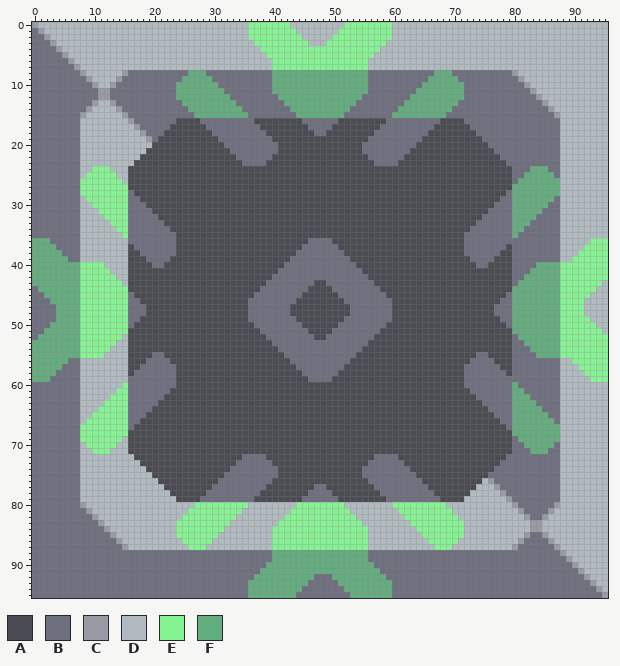
A sprite sheet gets an edit: sprites/blocks/units/primary-factory.png. The picture above is the old version.
The file is 96x96 pixels.
Palette (. is transparent): A #4a4b53  B #6e7080  C #989aa4  D #b0bac0  E #84f491  F #62ae7f
New version:
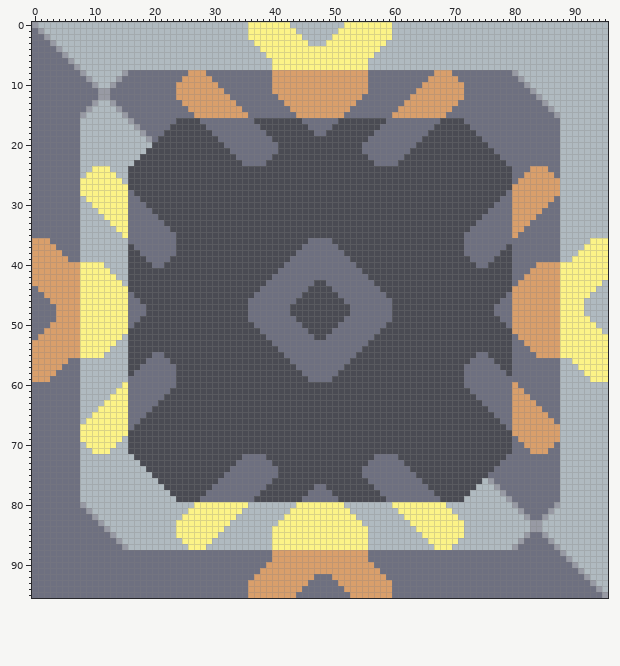
Change:
colour E: #84f491 -> #fcf387
colour F: #62ae7f -> #d99f6b
